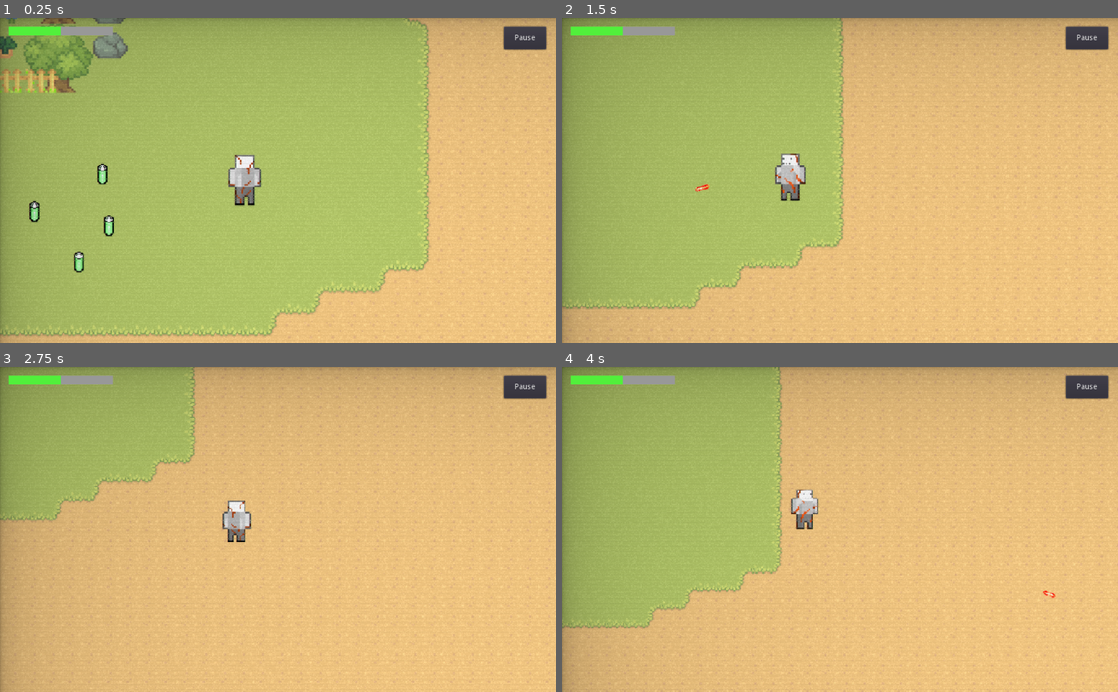
Above: before the commit, frames 1-4 (two rows, left to right).
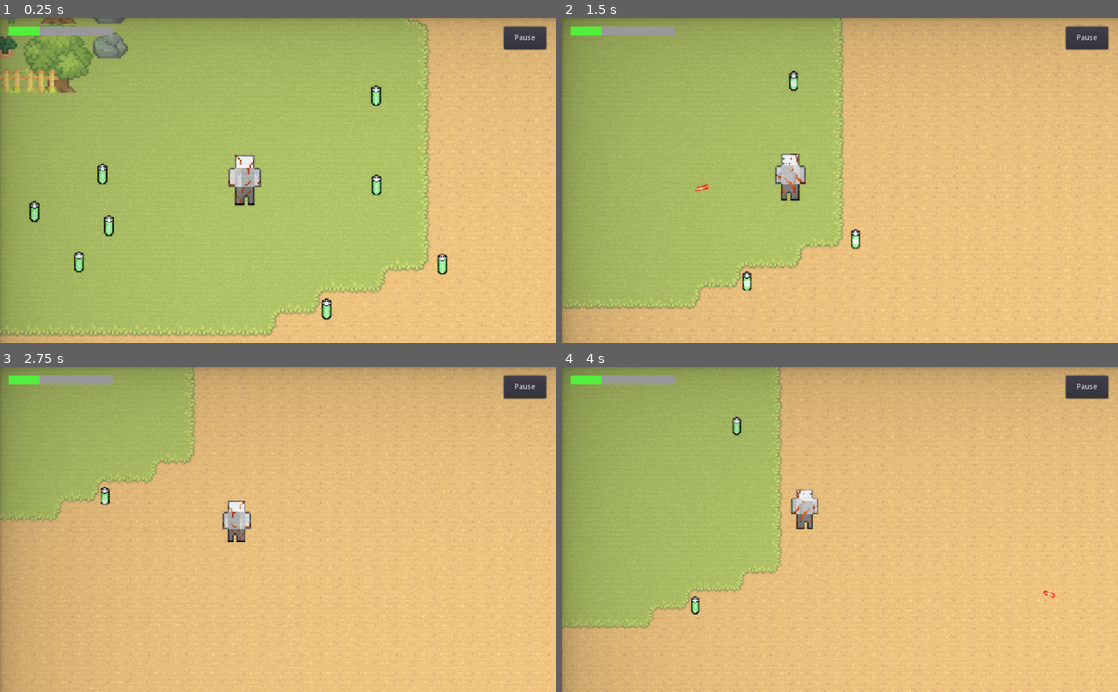
Above: after the commit, the same moments.

Repository: benhmoore/game-design-astral
Game: Godot game, scene res://scenes/Main.tscn
The game is run twice, just before and just after one commit, with the same random seed, the same clock (stepped at 60 frames per second) and the same inputs. This scene is started directly instead of the project's main scene.
Inputs (mouse positions are in pixels of both pictures, inside the frame that each line leads up to):
- Up to frame 1 (0.25 s): no input
- Up to frame 2 (1.5 s): move the mouse to (962, 164) at 0.52 s; hold D (move_right) 0.53-1.28 s; click (962, 164) at 0.6 s; move the mouse to (728, 196) at 1.27 s; hold S (move_down) from 1.28 s (still down); click (728, 196) at 1.35 s
- Up to frame 3 (2.75 s): move the mouse to (333, 458) at 2.02 s; release S (move_down) at 2.03 s; hold D (move_right) from 2.03 s (still down); click (333, 458) at 2.1 s
- Up to frame 4 (4 s): move the mouse to (812, 594) at 2.77 s; release D (move_right) at 2.78 s; hold W (move_up) 2.78-3.53 s; click (812, 594) at 2.85 s; move the mouse to (1006, 578) at 3.52 s; hold A (move_left) from 3.53 s (still down); click (1006, 578) at 3.6 s

The runs differ from the first frame. In frame 1, 0.6% of the frame differs, in the area x 7-81%, y 2-93%; in frame 2, 0.4%; in frame 3, 0.2%; in frame 4, 0.3%.

Commit message:
Implemented health, pickup sounds, HUD updates

Diff:
--- a/scenes/Main.tscn
+++ b/scenes/Main.tscn
@@ -56,5 +56,23 @@
 [node name="Battery2" parent="." instance=ExtResource( 2 )]
 position = Vector2( 660, 600 )
 
+[node name="Battery4" parent="." instance=ExtResource( 2 )]
+position = Vector2( 489, 661 )
+
+[node name="Battery5" parent="." instance=ExtResource( 2 )]
+position = Vector2( 401, 556 )
+
+[node name="Battery6" parent="." instance=ExtResource( 2 )]
+position = Vector2( 1289, 386 )
+
+[node name="Battery7" parent="." instance=ExtResource( 2 )]
+position = Vector2( 1290, 551 )
+
+[node name="Battery8" parent="." instance=ExtResource( 2 )]
+position = Vector2( 1411, 697 )
+
+[node name="Battery9" parent="." instance=ExtResource( 2 )]
+position = Vector2( 1198, 780 )
+
 [node name="Battery3" parent="." instance=ExtResource( 2 )]
 position = Vector2( 797, 626 )
--- a/scenes/pickups/Battery.tscn
+++ b/scenes/pickups/Battery.tscn
@@ -1,7 +1,8 @@
-[gd_scene load_steps=10 format=2]
+[gd_scene load_steps=11 format=2]
 
 [ext_resource path="res://assets/graphics/pickups/battery.png" type="Texture" id=1]
 [ext_resource path="res://scripts/pickups/Battery.gd" type="Script" id=2]
+[ext_resource path="res://assets/sounds/battery_collect.wav" type="AudioStream" id=3]
 
 [sub_resource type="CapsuleShape2D" id=5]
 radius = 41.5
@@ -120,4 +121,7 @@
 
 [node name="Tween" type="Tween" parent="."]
 
+[node name="CollectAudioPlayer" type="AudioStreamPlayer" parent="."]
+stream = ExtResource( 3 )
+
 [connection signal="body_entered" from="BatteryArea2D" to="." method="_on_BatteryArea2D_body_entered"]
--- a/scenes/player/PlayerCharacter.tscn
+++ b/scenes/player/PlayerCharacter.tscn
@@ -1,6 +1,7 @@
-[gd_scene load_steps=22 format=2]
+[gd_scene load_steps=23 format=2]
 
 [ext_resource path="res://assets/shaders/OutlineShader.tres" type="Material" id=1]
+[ext_resource path="res://assets/sounds/battery_collect.wav" type="AudioStream" id=2]
 [ext_resource path="res://scripts/player/PlayerCharacter.gd" type="Script" id=5]
 [ext_resource path="res://scenes/projectiles/Projectile.tscn" type="PackedScene" id=6]
 [ext_resource path="res://assets/sounds/shoot_1.wav" type="AudioStream" id=7]
@@ -102,8 +103,12 @@
 
 [node name="FootstepsAudioPlayer" type="AudioStreamPlayer2D" parent="."]
 stream = ExtResource( 8 )
-volume_db = -16.807
+volume_db = -17.137
 pitch_scale = 0.87
+
+[node name="EffectAudioPlayer" type="AudioStreamPlayer" parent="."]
+stream = ExtResource( 2 )
+volume_db = -15.294
 
 [node name="DamageEffect" type="ColorRect" parent="."]
 self_modulate = Color( 1, 1, 1, 0 )
@@ -117,5 +122,6 @@
 position = Vector2( 25.6667, 26 )
 frames = SubResource( 2 )
 animation = "idle.front.right"
+frame = 2
 speed_scale = 0.8
 playing = true
--- a/scenes/player/PlayerHUD.tscn
+++ b/scenes/player/PlayerHUD.tscn
@@ -1,4 +1,6 @@
-[gd_scene load_steps=3 format=2]
+[gd_scene load_steps=4 format=2]
+
+[ext_resource path="res://scripts/Player/player_hud.gd" type="Script" id=1]
 
 [sub_resource type="StyleBoxFlat" id=1]
 bg_color = Color( 0.321569, 0.945098, 0.235294, 1 )
@@ -7,12 +9,13 @@
 
 [node name="PlayerHUD" type="CanvasLayer"]
 layer = 2
+script = ExtResource( 1 )
 
 [node name="Display" type="Control" parent="."]
 size_flags_horizontal = 3
 size_flags_vertical = 3
 
-[node name="ProgressBar" type="ProgressBar" parent="Display"]
+[node name="HealthBar" type="ProgressBar" parent="Display"]
 margin_left = 16.0
 margin_top = 16.0
 margin_right = 208.0
@@ -20,7 +23,7 @@
 custom_styles/fg = SubResource( 1 )
 custom_styles/bg = SubResource( 2 )
 max_value = 10.0
-value = 5.0
+value = 3.0
 percent_visible = false
 
 [node name="Button" type="Button" parent="Display"]
--- a/scripts/pickups/Battery.gd
+++ b/scripts/pickups/Battery.gd
@@ -5,7 +5,7 @@
 # var a = 2
 # var b = "text"
 
-export var magnet_speed = 250
+export var magnet_speed = 1250
 onready var tween = get_node("Tween")
 var colliding_body
 
@@ -20,6 +20,8 @@
 	if colliding_body and colliding_body.name == "PlayerCharacter":
 		if are_positions_close(position, colliding_body.position, 35):
 			# Code to execute when the battery is close enough to the player
+
+			colliding_body.heal(colliding_body.health_increment)
 			queue_free()
 
 func _on_BatteryArea2D_body_entered(body):
--- a/scripts/player/PlayerCharacter.gd
+++ b/scripts/player/PlayerCharacter.gd
@@ -1,4 +1,6 @@
 extends KinematicBody2D
+
+signal health_changed # Emitted whenever heal() or damage() is called
 
 export var max_speed = 300
 export var acceleration = 2000
@@ -6,8 +8,14 @@
 export var knockback_force = 175
 export var friction = 1750
 
+export var lives = 3
+
+export var health_increment = 1
+var health:float = 6 setget set_health
+
 onready var shoot_audio_player = get_node("ShootAudioPlayer")
 onready var footsteps_audio_player = get_node("FootstepsAudioPlayer")
+onready var effect_audio_player = get_node("EffectAudioPlayer")
 
 var motion = Vector2.ZERO
 
@@ -101,8 +109,40 @@
 	damage_effect.modulate = Color(1, 0, 0, 1)
 	yield(get_tree().create_timer(0.1), "timeout")
 	damage_effect.modulate = Color(1, 1, 1, 1)
+	set_health(health - health_increment)
 
+func heal(health_amount:float):
+	if (health == 10): # If already full on health, don't try to increment
+		play_sound("assets/sounds/battery_collect_full.wav", 1)
+		return
+	var new_health = health + health_amount
+	set_health(new_health)
+	var damage_effect = get_node("DamageEffect")
+	damage_effect.modulate = Color(0, 1, 0.8, 1)
+	yield(get_tree().create_timer(0.05), "timeout")
+	damage_effect.modulate = Color(1, 1, 1, 1)
+	yield(get_tree().create_timer(0.05), "timeout")
+	damage_effect.modulate = Color(0, 1, 0.8, 1)
+	yield(get_tree().create_timer(0.05), "timeout")
+	damage_effect.modulate = Color(1, 1, 1, 1)
+
+	# Adjust pitch based on new_health value
+	var scaled_pitch = 2 + (new_health / 50)
+	play_sound("assets/sounds/battery_collect.wav", scaled_pitch)
+	if new_health == 10:
+		play_sound("assets/sounds/health_full.wav", 2)
 
 func knockback(projectile_dir: Vector2 = Vector2.ZERO, deviation_angle: float = 0):
 	var knockback_dir = projectile_dir.rotated(deviation_angle)  # apply deviation to projectile direction
 	motion += -knockback_dir * knockback_force
+
+func play_sound(sound_path, pitch):
+	var collect_sound = load(sound_path)
+	effect_audio_player.stream = collect_sound
+	effect_audio_player.pitch_scale = pitch
+	effect_audio_player.play()
+
+
+func set_health(new_value):
+	health = min(new_value, 10)
+	emit_signal("health_changed")
--- /dev/null
+++ b/scripts/player/player_hud.gd
@@ -0,0 +1,21 @@
+extends CanvasLayer
+
+
+# Declare member variables here. Examples:
+# var a = 2
+# var b = "text"
+
+onready var player: KinematicBody2D = get_node_or_null("/root/Node2D/PlayerCharacter")
+onready var health_bar = get_node_or_null("Display/HealthBar")
+
+# Called when the node enters the scene tree for the first time.
+
+func _process(_delta):
+	if not player:
+		player = get_node_or_null("/root/Node2D/PlayerCharacter")
+		if player:
+			player.connect("health_changed", self, "_on_player_health_changed")
+			print("health_changed signal connected")
+
+func _on_player_health_changed():
+	health_bar.value = player.health
Not shown, added: assets/sounds/battery_collect.wav.import
Not shown, added: assets/sounds/battery_collect_full.wav.import
Not shown, added: assets/sounds/health_full.wav.import
Not shown, added: assets/sounds/battery_collect.wav
Not shown, added: assets/sounds/battery_collect_full.wav
Not shown, added: assets/sounds/health_full.wav
